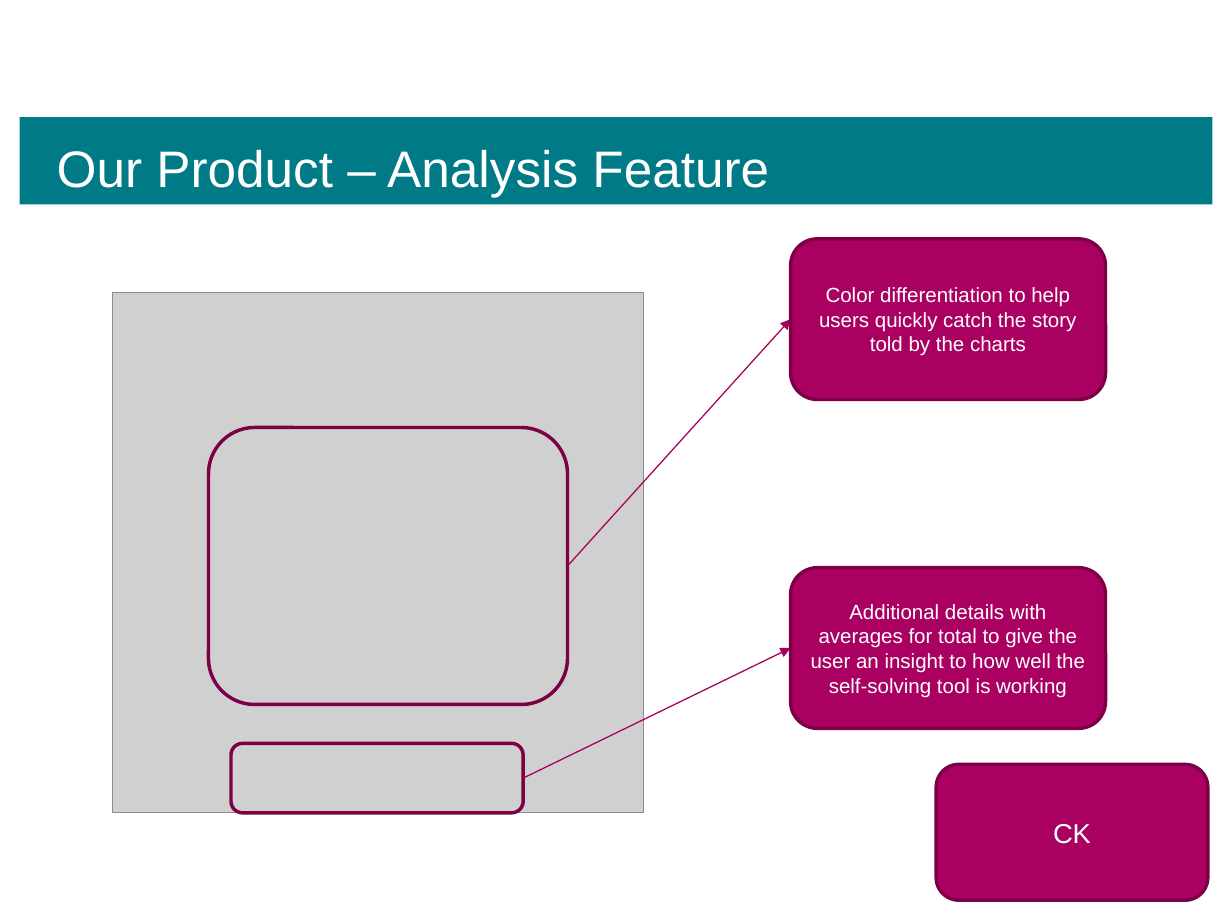
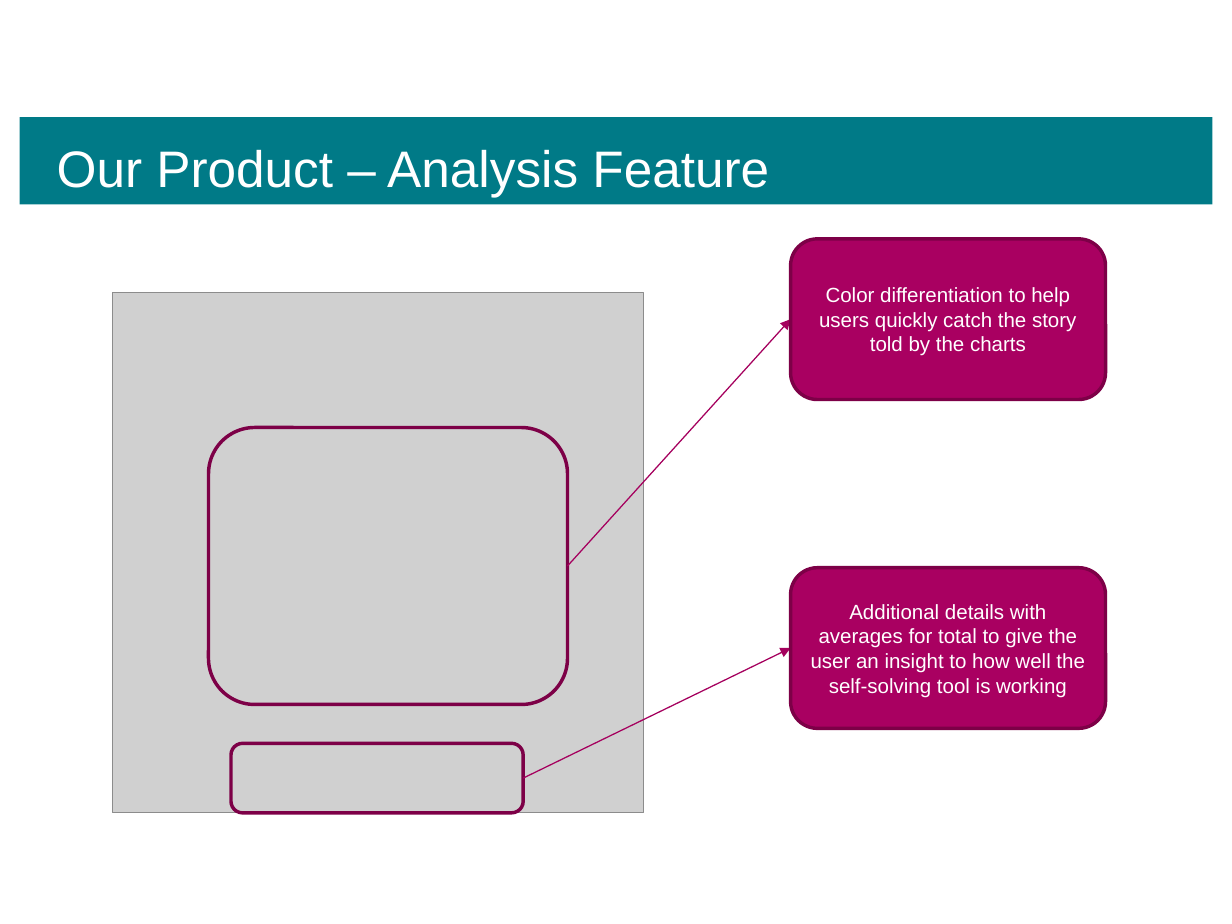
Before and after one commit to nPwi/UpdatedCE291, a slide deck: slide 7 of Presentation Deck/CE291 Final Product Presentation.pptx. Drawn at 1232x924 pixels with LibreOffice and Linux fonts; fonts in the diff are those of the drawing; grey boxes stand for pictures; background and template pictures are left out. Boxes give left, top, right and bottom in pixels: in the first picture for what was removed or moved away, otherwise in the second. Text is boxed around its words. In the diff, an @@ line names an element or a change of style, - is before the commit and + after.

```diff
--- a/Presentation Deck/CE291 Final Product Presentation.pptx
+++ b/Presentation Deck/CE291 Final Product Presentation.pptx
@@ rounded rectangle removed at [936, 764, 1207, 899] @@
-CK
```
Also in this commit, not shown: 9 other slides changed, 7 other files.
